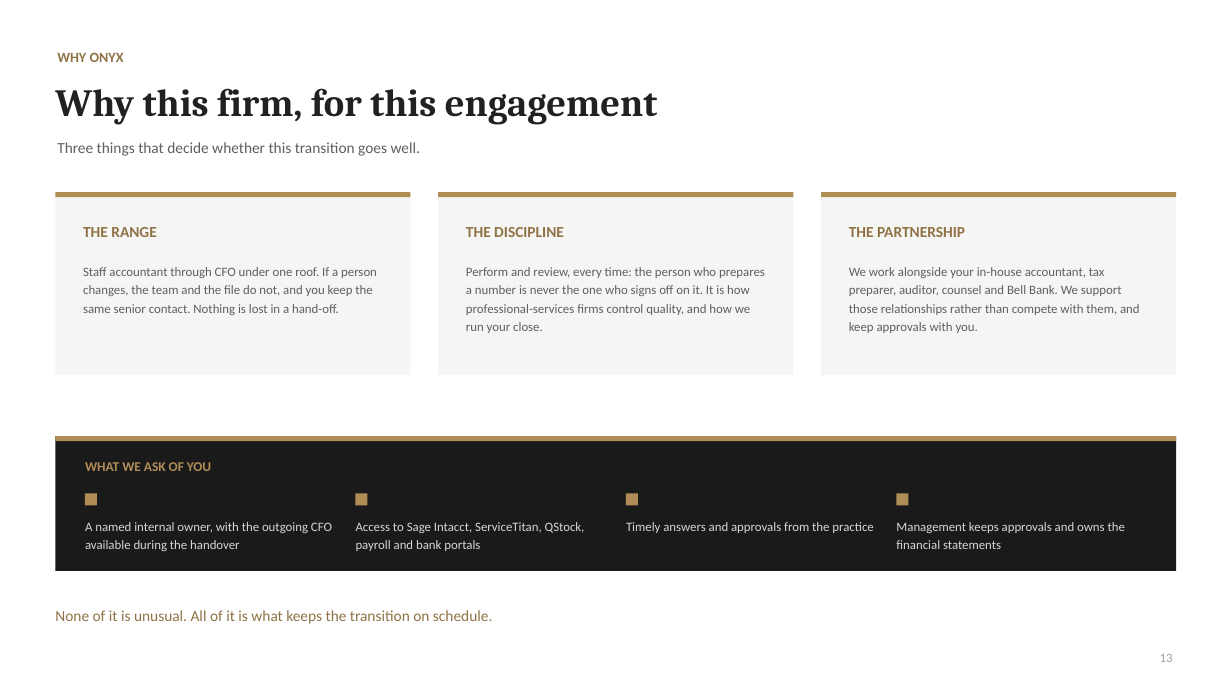
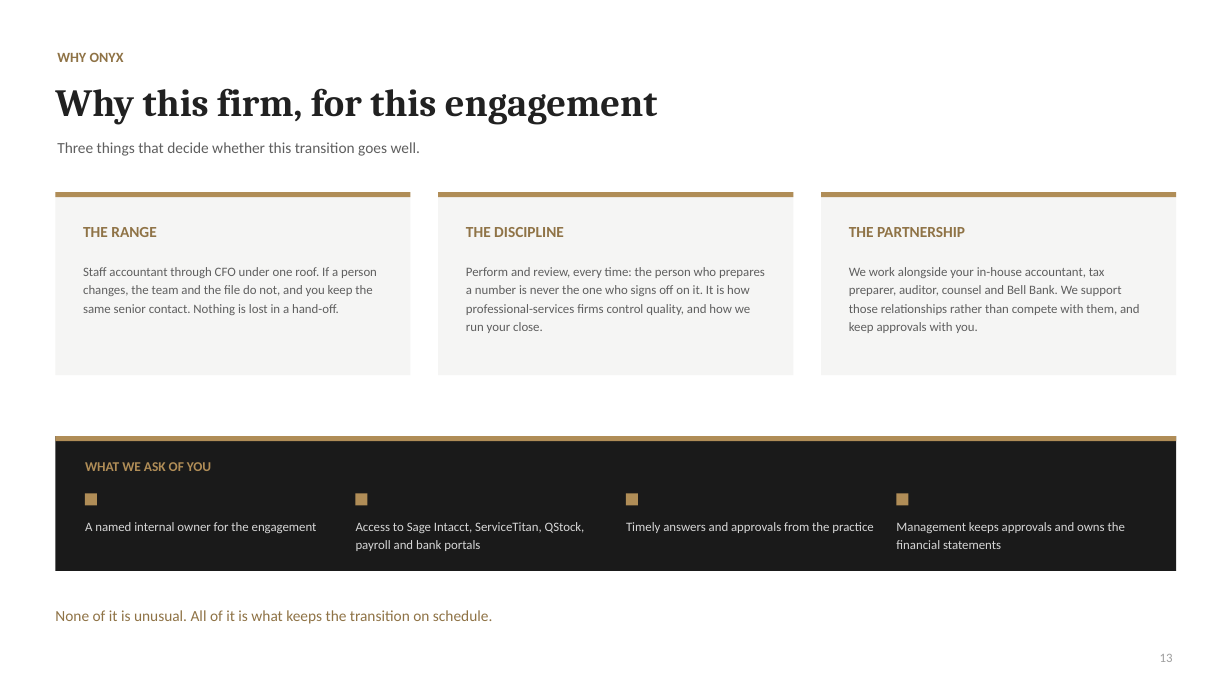
Before and after one commit to Onyxcfo/Engagement-Letter-Edits, a slide deck: slide 13 of Onyx_GeorgeBrazil_Proposal.pptx. Drawn at 1232x693 pixels with LibreOffice and Linux fonts; fonts in the diff are those of the drawing. Boxes give left, top, right and bottom in pixels: in the first picture for what was removed or moved away, otherwise in the second. Text is boxed around its words. In the diff, an @@ line names an element or a change of style, - is before the commit and + after.

```diff
--- a/Onyx_GeorgeBrazil_Proposal.pptx
+++ b/Onyx_GeorgeBrazil_Proposal.pptx
@@ text at (85, 522, 317, 533): text changed @@
-A named internal owner, with the outgoing CFO available during the handover
+A named internal owner for the engagement
```
Also in this commit, not shown: 4 other slides changed.
